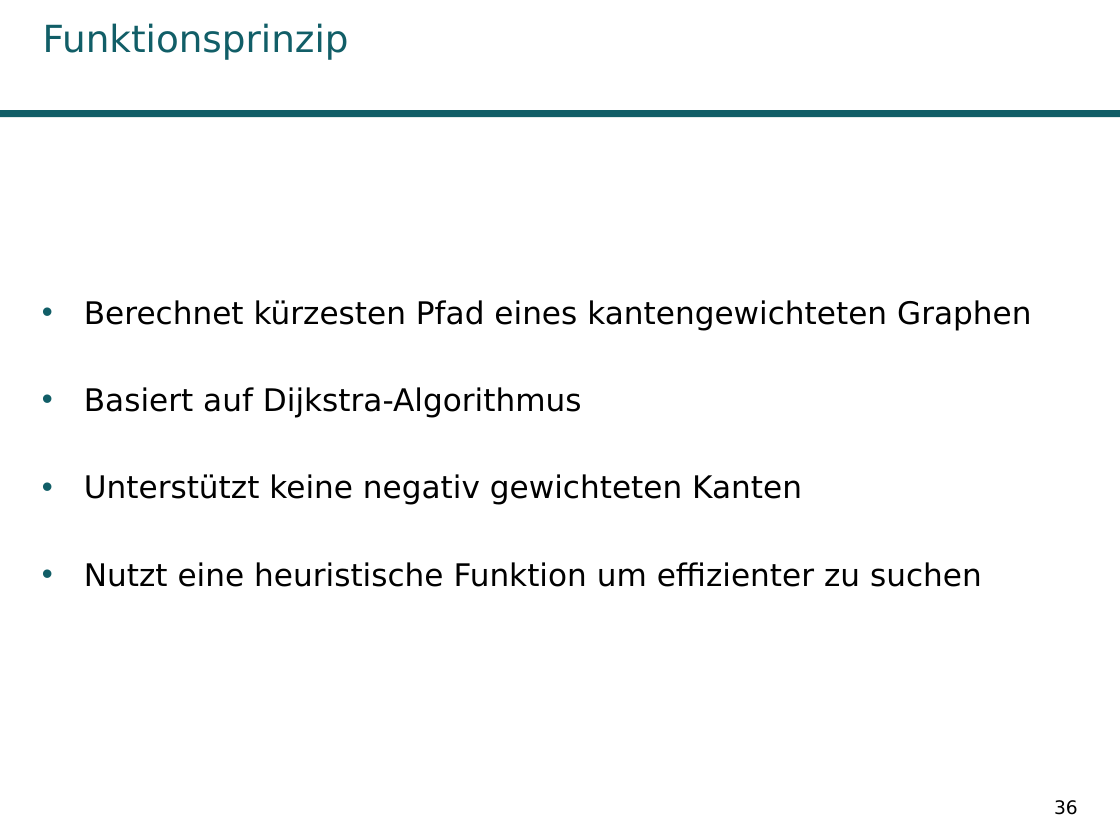
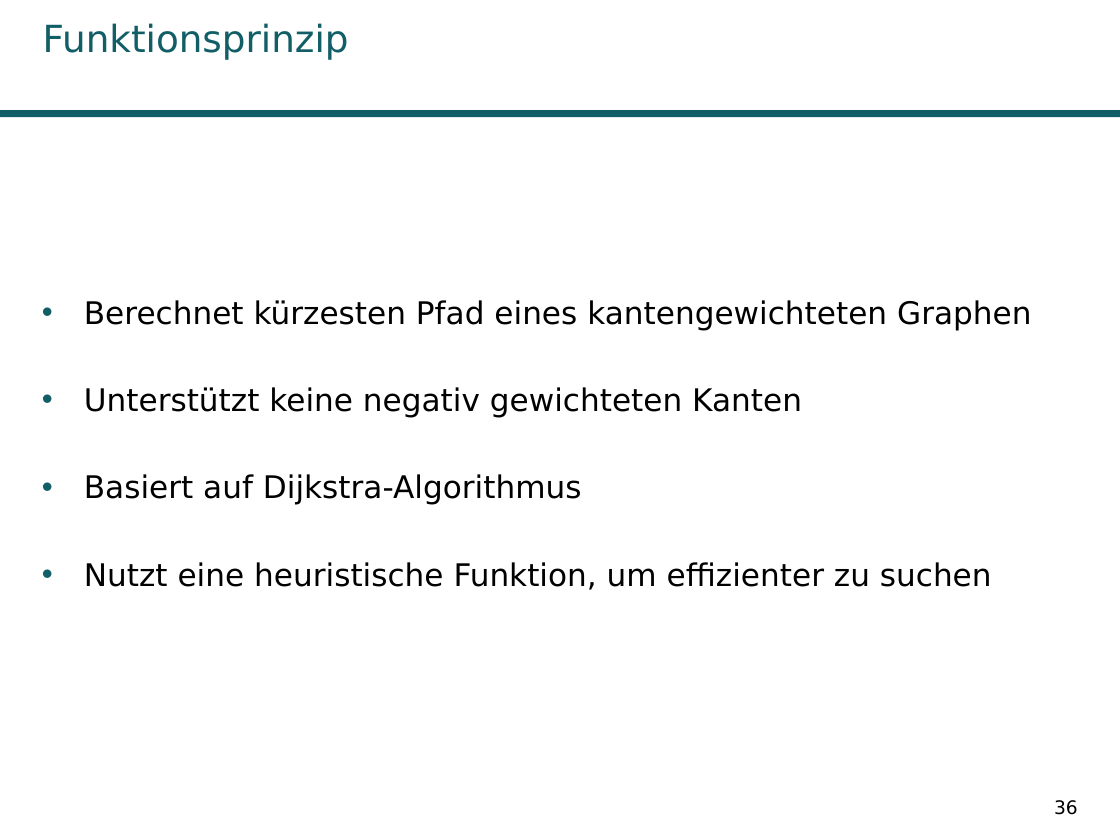
Before and after one commit to Kage0x3B/wissenschaftliches-arbeiten-praesentation, a slide deck: slide 36 of Präsentation Pfadplanungsalgorithmen.odp. Drawn at 1120x840 pixels with LibreOffice and Linux fonts; fonts in the diff are those of the drawing; background and template pictures are left out. Boxes give left, top, right and bottom in pixels: in the first picture for what was removed or moved away, otherwise in the second. Text is boxed around its words. In the diff, an @@ line names an element or a change of style, - is before the commit and + after.

```diff
--- a/Präsentation Pfadplanungsalgorithmen.odp
+++ b/Präsentation Pfadplanungsalgorithmen.odp
@@ text at <box>84,387,802,418</box>: paragraph added @@
+• Unterstützt keine negativ gewichteten Kanten
@@ text at <box>84,562,992,590</box>: text changed @@
-• Unterstützt keine negativ gewichteten Kanten
-• Nutzt eine heuristische Funktion um effizienter zu suchen
+• Nutzt eine heuristische Funktion, um effizienter zu suchen
```
Also in this commit, not shown: 13 other slides changed, 12 slides added, 1 slide removed, 6 other files.
